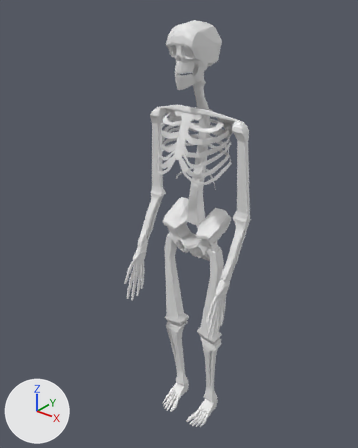
One commit to the FBX model Assets/Julian/Models/Enemies/skeleton.fbx: the scene before it, then after it.
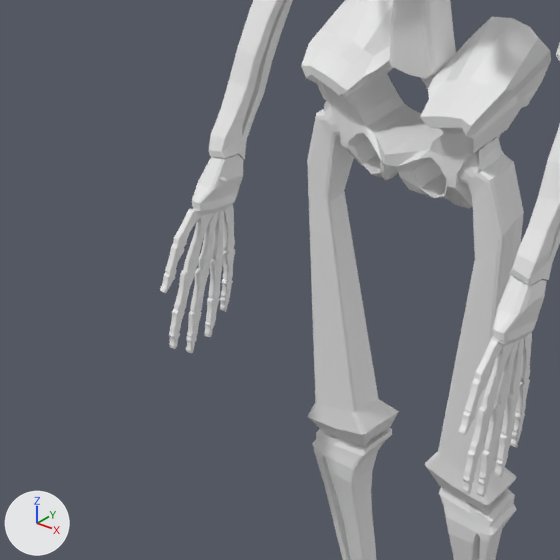
Each version appears first whole from a 50 mm camera at (1.113, -1.513, 1.915) aimed at (-0.047, -0.062, 1.016), and next in a close-up on the part from 22% to 65% of the width and 45% to 80% of the height. Lighting does not change. The marker at lower left points along +X, +Y and +Z. Where no turn or scale is listed for an object, it has been applied to the vertices.

The first close-up shows 'Skeleton'.
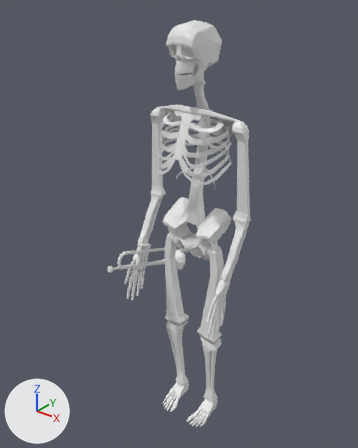
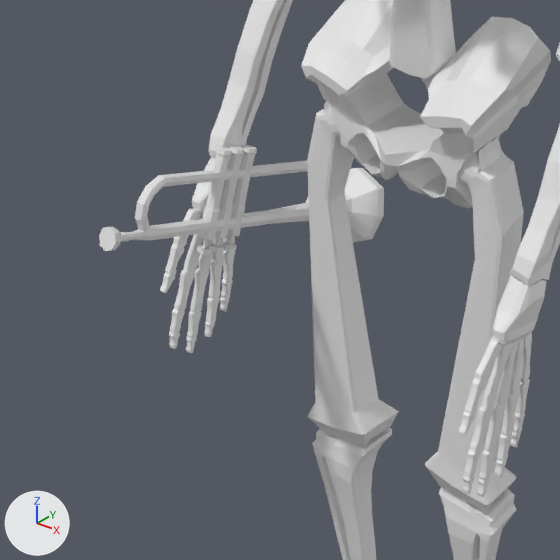
Edits to the bpy script that builds the scene:
```text
Add me_cube_001:
    me_cube_001.from_pydata(...)  # 565 vertices, 594 faces; spans x -0.049..0.049, y -0.205..0.259, z -0.155..0.093
    me_cube_001.materials.append(mat_material)  # white #e7e7e7
Add ob_trumpet:
    ob_trumpet = bpy.data.objects.new('trumpet', me_cube_001)
    ob_trumpet.location = (-0.199, -0.125, 0.814)
```

Boxes [x1, y1, x2, y2] around the edits, measured in the close-ups (560 x 560 px):
'trumpet', added
    after: [99, 145, 384, 254]
